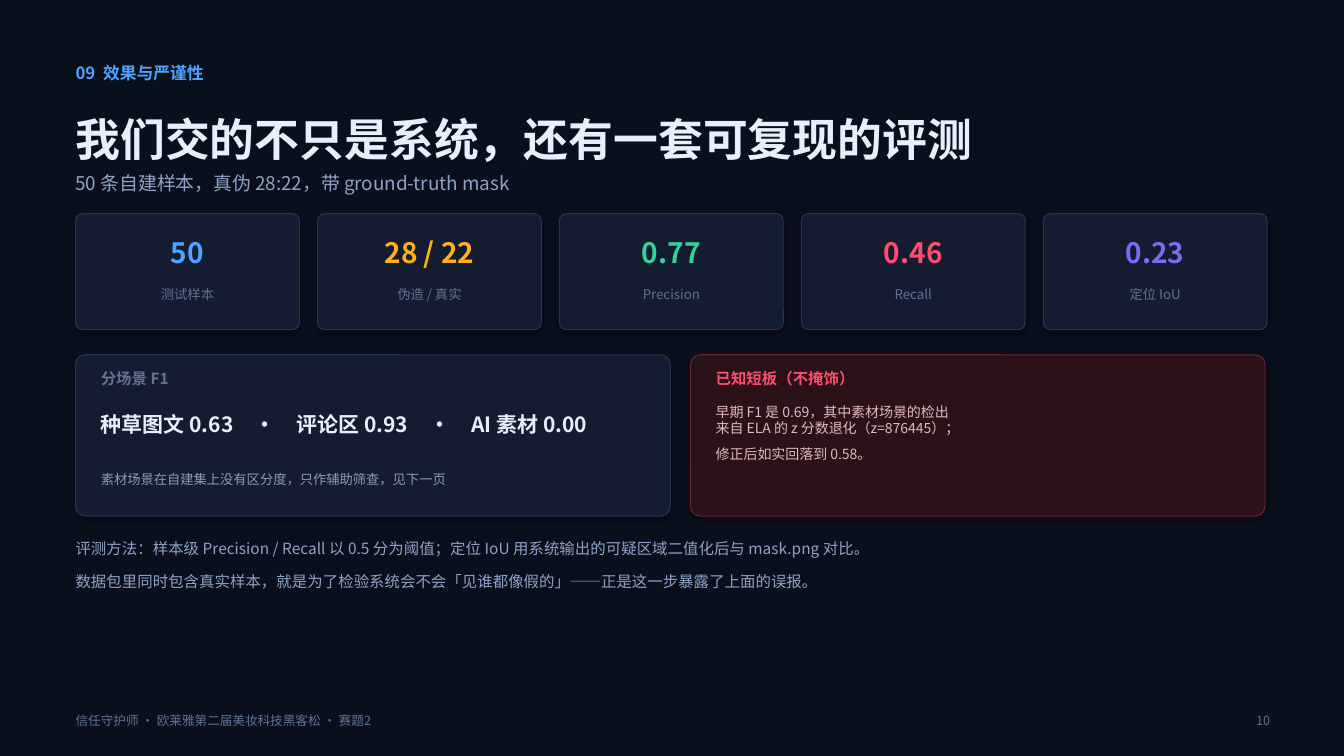
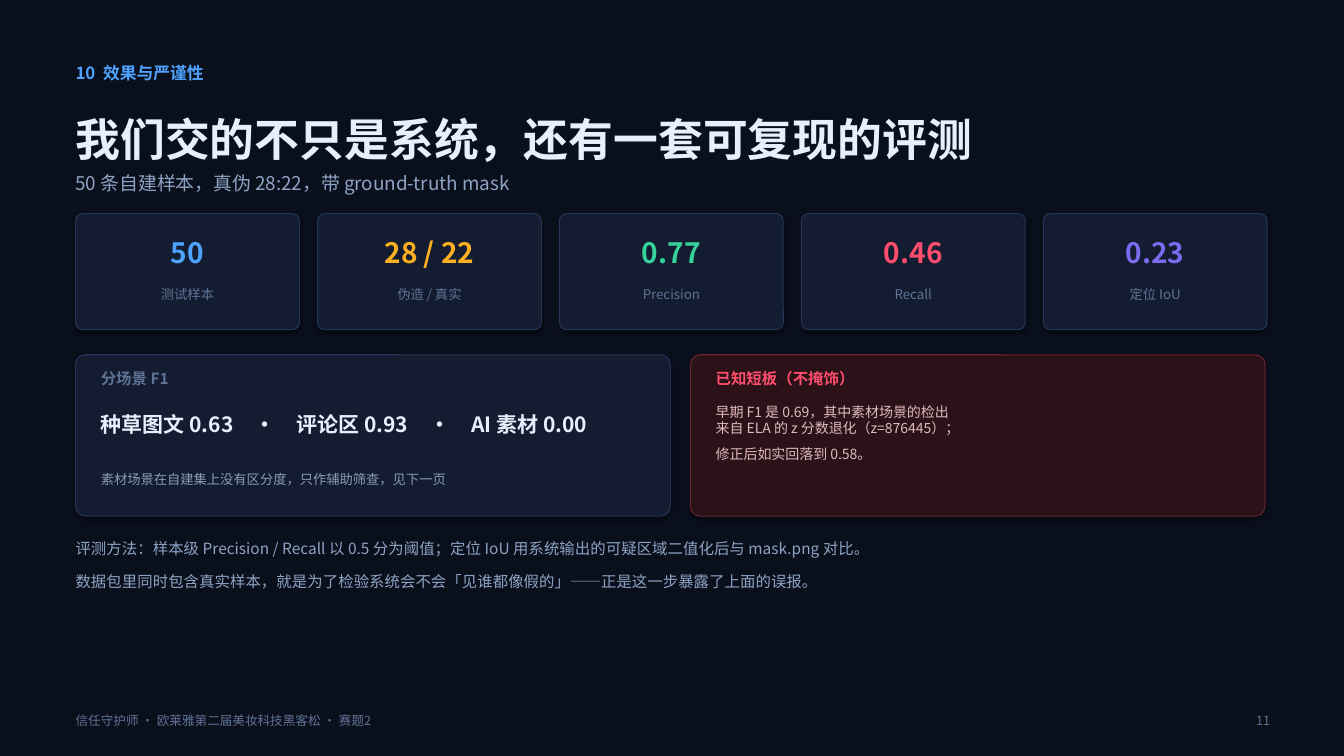
Before and after one commit to lulu520-1314/trust-shield, a slide deck: slide 11 of deliverables/信任守护师_赛题2_初赛PPT.pptx (slide 10 before the commit). Drawn at 1344x756 pixels with LibreOffice and Linux fonts; fonts in the diff are those of the drawing. Boxes give left, top, right and bottom in pixels: in the first picture for what was removed or moved away, otherwise in the second. Text is boxed around its words. In the diff, an @@ line names an element or a change of style, - is before the commit and + after.

```diff
--- a/deliverables/信任守护师_赛题2_初赛PPT.pptx
+++ b/deliverables/信任守护师_赛题2_初赛PPT.pptx
@@ text at (76,64,204,81): text changed @@
-09 效果与严谨性
+10 效果与严谨性
@@ text at (1256,716,1270,725): text changed @@
-10
+11
```
Also in this commit, not shown: 5 other slides changed, 1 slide added, 3 other files.
